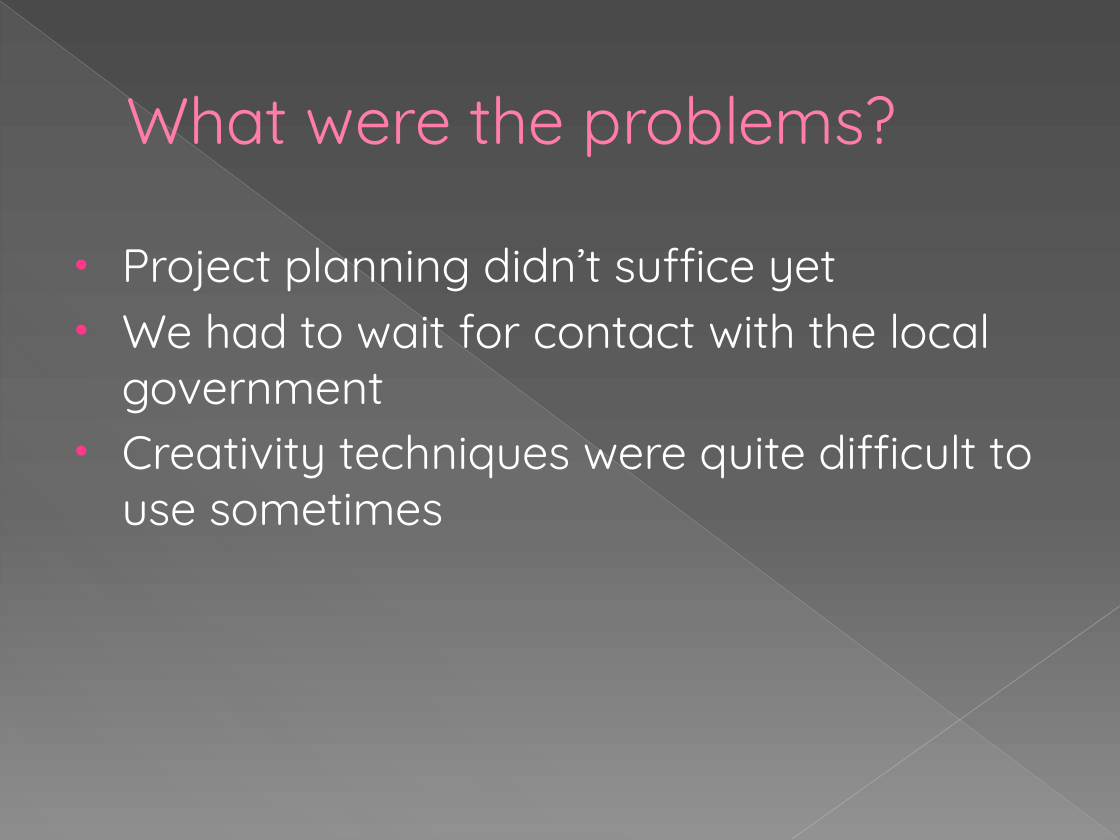
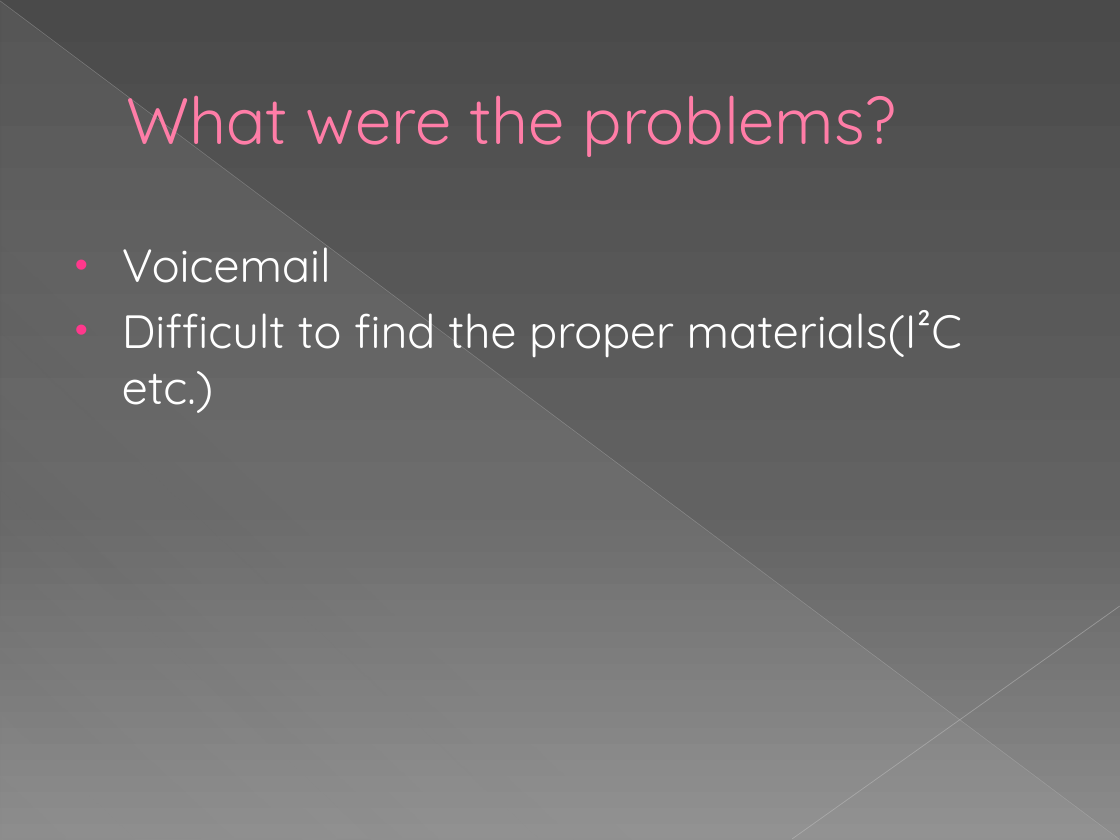
Before and after one commit to rickvanosch/InternetOfTrash, a slide deck: slide 5 of presentations/progress_log.pptx. Drawn at 1120x840 pixels with LibreOffice and Linux fonts; fonts in the diff are those of the drawing. Boxes give left, top, right and bottom in pixels: in the first picture for what was removed or moved away, otherwise in the second. Text is boxed around its words. In the diff, an @@ line names an element or a change of style, - is before the commit and + after.

```diff
--- a/presentations/progress_log.pptx
+++ b/presentations/progress_log.pptx
@@ text at bbox=[122, 247, 962, 413]: text changed @@
-• Project planning didn’t suffice yet
-• We had to wait for contact with the local government
-• Creativity techniques were quite difficult to use sometimes
+• Voicemail
+• Difficult to find the proper materials(I²C etc.)
```
Also in this commit, not shown: 4 other slides changed, 2 slides added, 5 slides removed.
